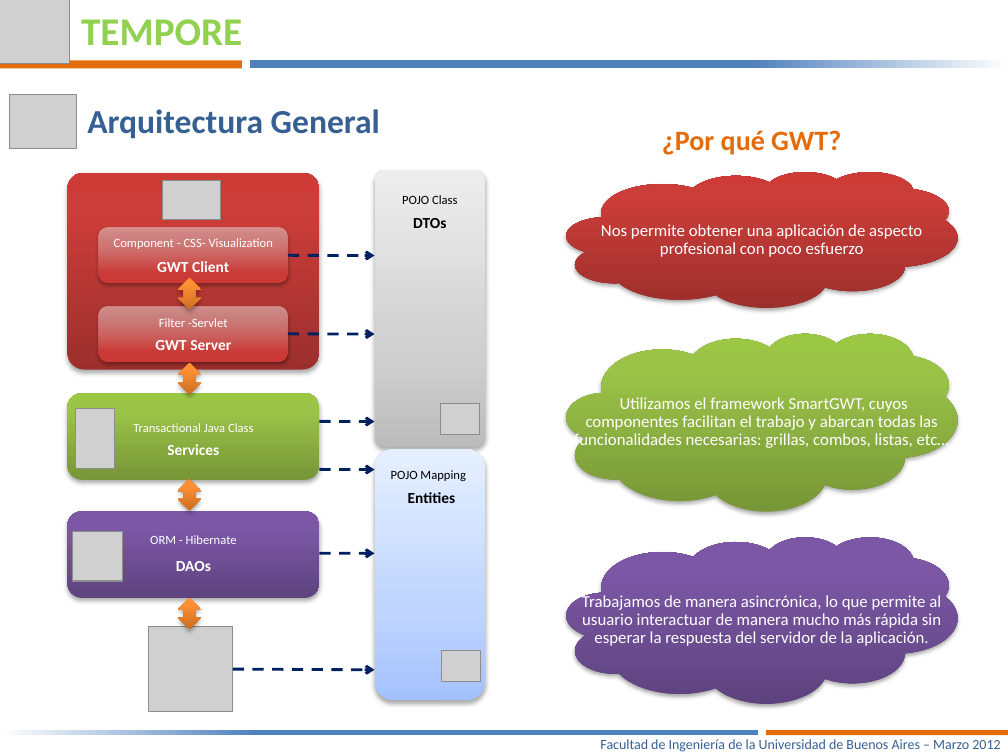
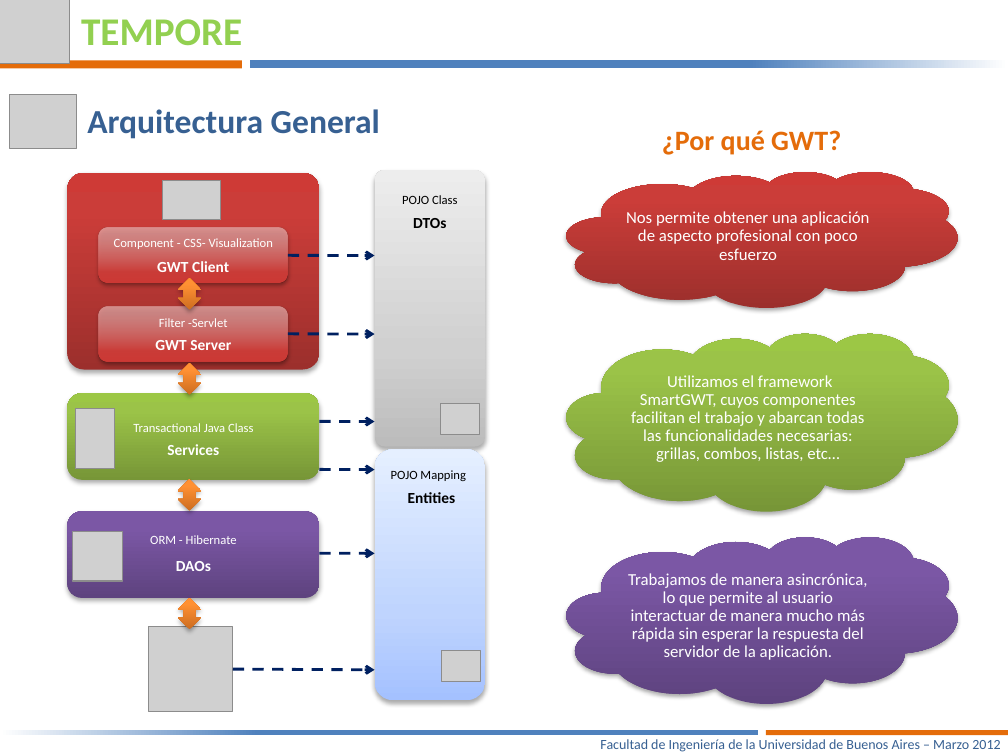
Before and after one commit to joshishimla99/tempore, a slide deck: slide 9 of docs/Presentacion Final/Tempore – Manejá tus tiempos-V6.pptx. Drawn at 1008x756 pixels with LibreOffice and Linux fonts; fonts in the diff are those of the drawing; grey boxes stand for pictures. Boxes give left, top, right and bottom in pixels: in the first picture for what was removed or moved away, otherwise in the second. Text is boxed around its words. In the diff, an @@ line names an element or a change of style, - is before the commit and + after.

```diff
--- a/docs/Presentacion Final/Tempore – Manejá tus tiempos-V6.pptx
+++ b/docs/Presentacion Final/Tempore – Manejá tus tiempos-V6.pptx
@@ text "Nos permite obtener una aplicación ..." rewrapped from (x1=601, y1=224, x2=922, y2=257) to (x1=626, y1=211, x2=869, y2=260) @@
@@ text "Utilizamos el framework SmartGWT, cuyos ..." rewrapped from (x1=574, y1=397, x2=949, y2=450) to (x1=631, y1=375, x2=865, y2=462) @@
@@ text "Trabajamos de manera asincrónica, lo ..." rewrapped from (x1=582, y1=593, x2=941, y2=646) to (x1=628, y1=573, x2=868, y2=660) @@
```
Also in this commit, not shown: 3 other slides changed, 1 other file.
